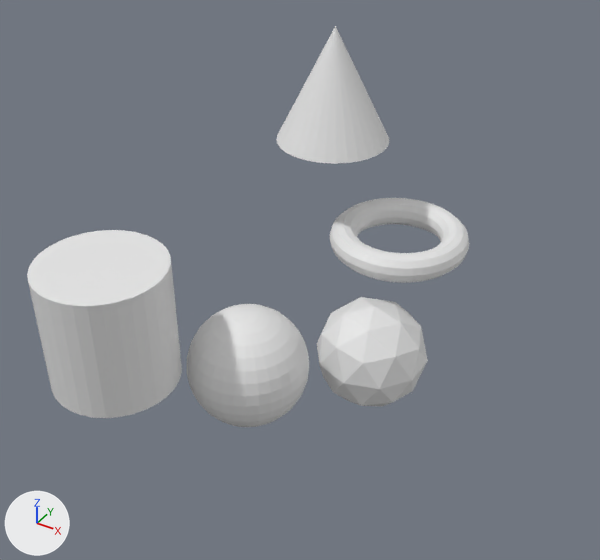
A saved change to the Blender file objetos.blend.
One viewpoint serves both versions: a camera (50 mm lens) standing at (9.51, -10.82, 8.49) and looking at (3.3, -0.98, 0.75). Arrows for +X, +Y and +Z are at lower left; the lights stay in place.
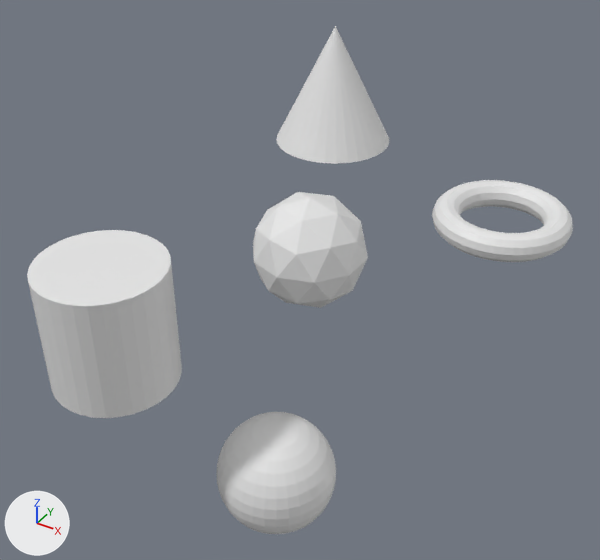
Location of each change, (x1, y1, x2, y2) in pixels of the pictures (600 x 560 px):
'Sphere', moved: before (187, 304, 309, 427); after (217, 412, 336, 534)
'Icosphere', moved: before (317, 297, 428, 407); after (253, 192, 368, 308)
'Torus', moved: before (330, 198, 469, 283); after (432, 180, 573, 262)

The change in detail:
Object 'Icosphere' (ob_icosphere) moves from (4.38, -0.31, -0.77) to (3.24, -0.57, 1.11).
Object 'Sphere' (ob_sphere) moves from (3.17, -2.35, -0.19) to (3.93, -2.72, -1.9).
Object 'Torus' (ob_torus) moves from (4.12, 1.06, 0.81) to (5.55, 2.31, 1.03).
